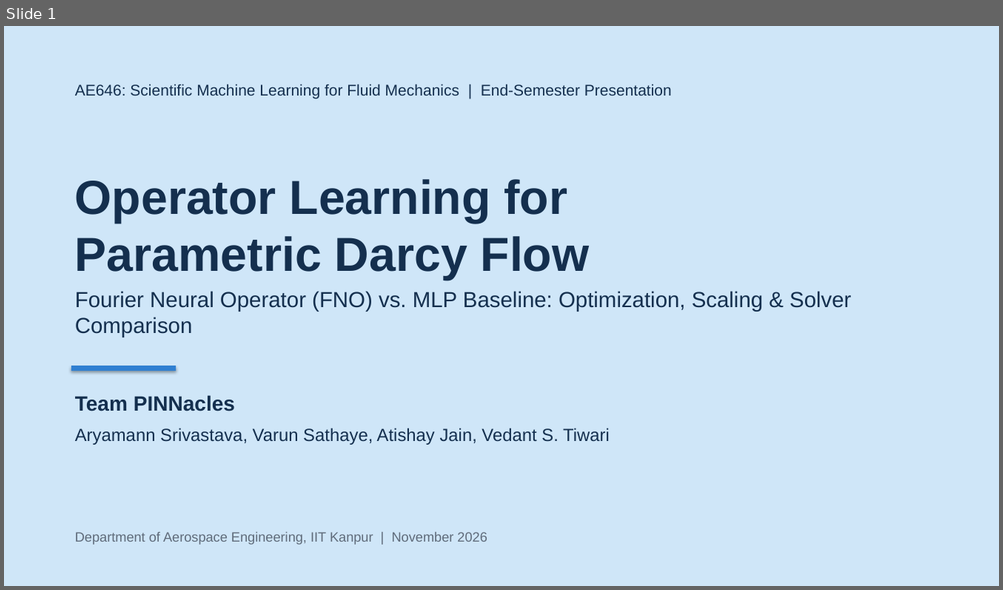
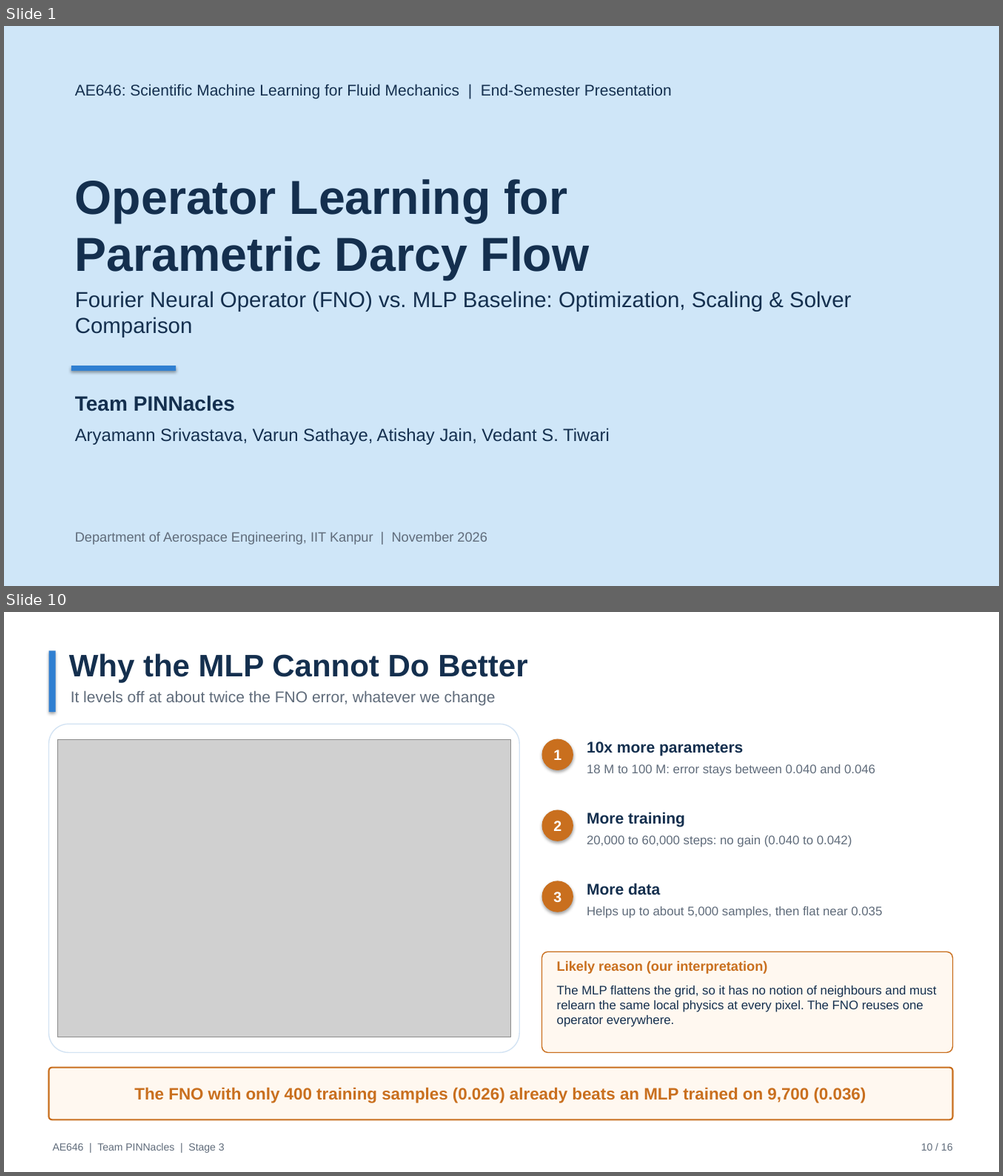
Before and after one commit to ARYAMANN7279/AE646-PINNacles, a slide deck: stage3/PINNacles_Stage3_FinalPresentation.pptx. Shown one above the other, each under a label of ours: slide 1 before the commit, slides 1 and 10 after it; the slides between them are not shown. The pictures are 1003x590 and 1003x1176 pixels, drawn with LibreOffice and Linux fonts; fonts in the diff are those of the drawing; grey boxes stand for pictures. Boxes give left, top, right and bottom in pixels: in the first picture for what was removed or moved away, otherwise in the second. Text is boxed around its words. In the diff, an @@ line names an element or a change of style, - is before the commit and + after.

Commit message:
Stage 3 deck: 16 slides with TA suggestions (Darcy equation, objectives/phases, models, data/training, hyperparameters, MLP limit, limitations)

```diff
--- a/stage3/PINNacles_Stage3_FinalPresentation.pptx
+++ b/stage3/PINNacles_Stage3_FinalPresentation.pptx
@@ slide 10 added at bbox=[4, 612, 999, 1172], background #FFFFFF @@
@@ rectangle added at bbox=[49, 650, 56, 712], fill #2F7FD1 @@
@@ text added at bbox=[69, 653, 527, 682], 30 pt, text #142F4E, bold @@
+Why the MLP Cannot Do Better
@@ text added at bbox=[71, 691, 495, 706], 15 pt, text #5F6B7A @@
+It levels off at about twice the FNO error, whatever we change
@@ rounded rectangle added at bbox=[49, 724, 519, 1052], fill #FFFFFF, outline #D3E3F3 1 pt @@
@@ picture added at bbox=[58, 740, 510, 1037] @@
@@ ellipse added at bbox=[541, 739, 573, 770], fill #C96F1E, 14 pt, text #FFFFFF, bold @@
+1
@@ text added at bbox=[586, 742, 743, 756], 15 pt, text #142F4E, bold @@
+10x more parameters
@@ text added at bbox=[586, 764, 875, 776], 12 pt, text #5F6B7A @@
+18 M to 100 M: error stays between 0.040 and 0.046
@@ ellipse added at bbox=[541, 810, 573, 841], fill #C96F1E, 14 pt, text #FFFFFF, bold @@
+2
@@ text added at bbox=[586, 812, 685, 827], 15 pt, text #142F4E, bold @@
+More training
@@ text added at bbox=[586, 835, 852, 847], 12 pt, text #5F6B7A @@
+20,000 to 60,000 steps: no gain (0.040 to 0.042)
@@ ellipse added at bbox=[541, 881, 573, 912], fill #C96F1E, 14 pt, text #FFFFFF, bold @@
+3
@@ text added at bbox=[586, 883, 660, 895], 15 pt, text #142F4E, bold @@
+More data
@@ text added at bbox=[586, 907, 882, 918], 12 pt, text #5F6B7A @@
+Helps up to about 5,000 samples, then flat near 0.035
@@ rounded rectangle added at bbox=[541, 952, 952, 1052], fill #FFF8F0, outline #C96F1E 1 pt @@
@@ text added at bbox=[557, 961, 767, 974], 13 pt, text #C96F1E, bold @@
+Likely reason (our interpretation)
@@ text added at bbox=[557, 985, 936, 1027], 12 pt, text #142F4E @@
+The MLP flattens the grid, so it has no notion of neighbours and must relearn the same local physics at every pixel. The FNO reuses one operator everywhere.
@@ rounded rectangle added at bbox=[49, 1067, 952, 1120], fill #FFF8F0, outline #C96F1E 1.5 pt @@
@@ text added at bbox=[134, 1087, 866, 1103], 16 pt, text #C96F1E, bold @@
+The FNO with only 400 training samples (0.026) already beats an MLP trained on 9,700 (0.036)
@@ text added at bbox=[53, 1143, 225, 1153], 10 pt, text #5F6B7A @@
+AE646 | Team PINNacles | Stage 3
@@ text added at bbox=[921, 1143, 953, 1151], 10 pt, text #5F6B7A @@
+10 / 16
```
Also in this commit, not shown: 9 slides changed, 5 other slides added, 2 slides removed, 13 other files.
